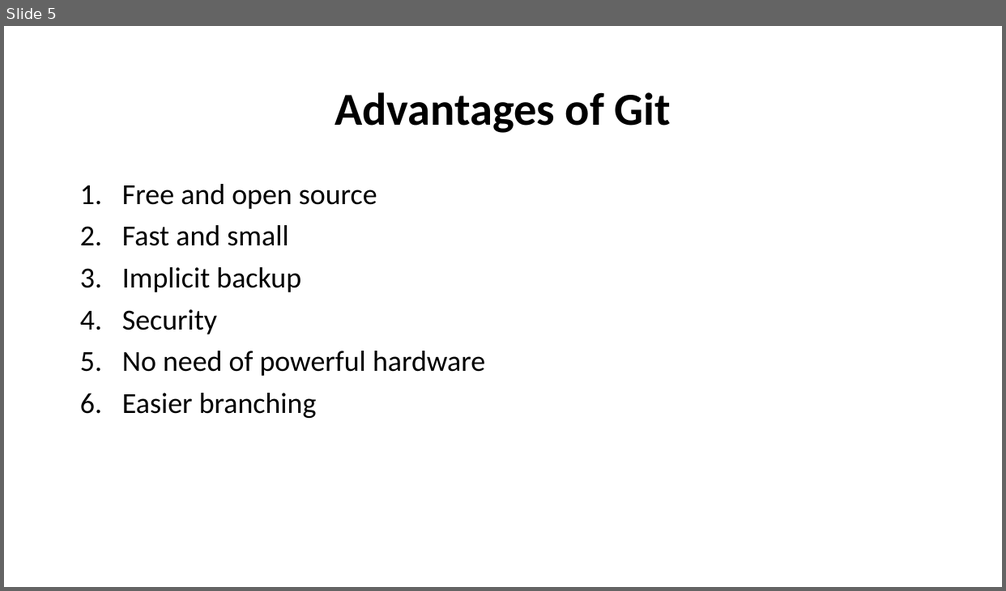
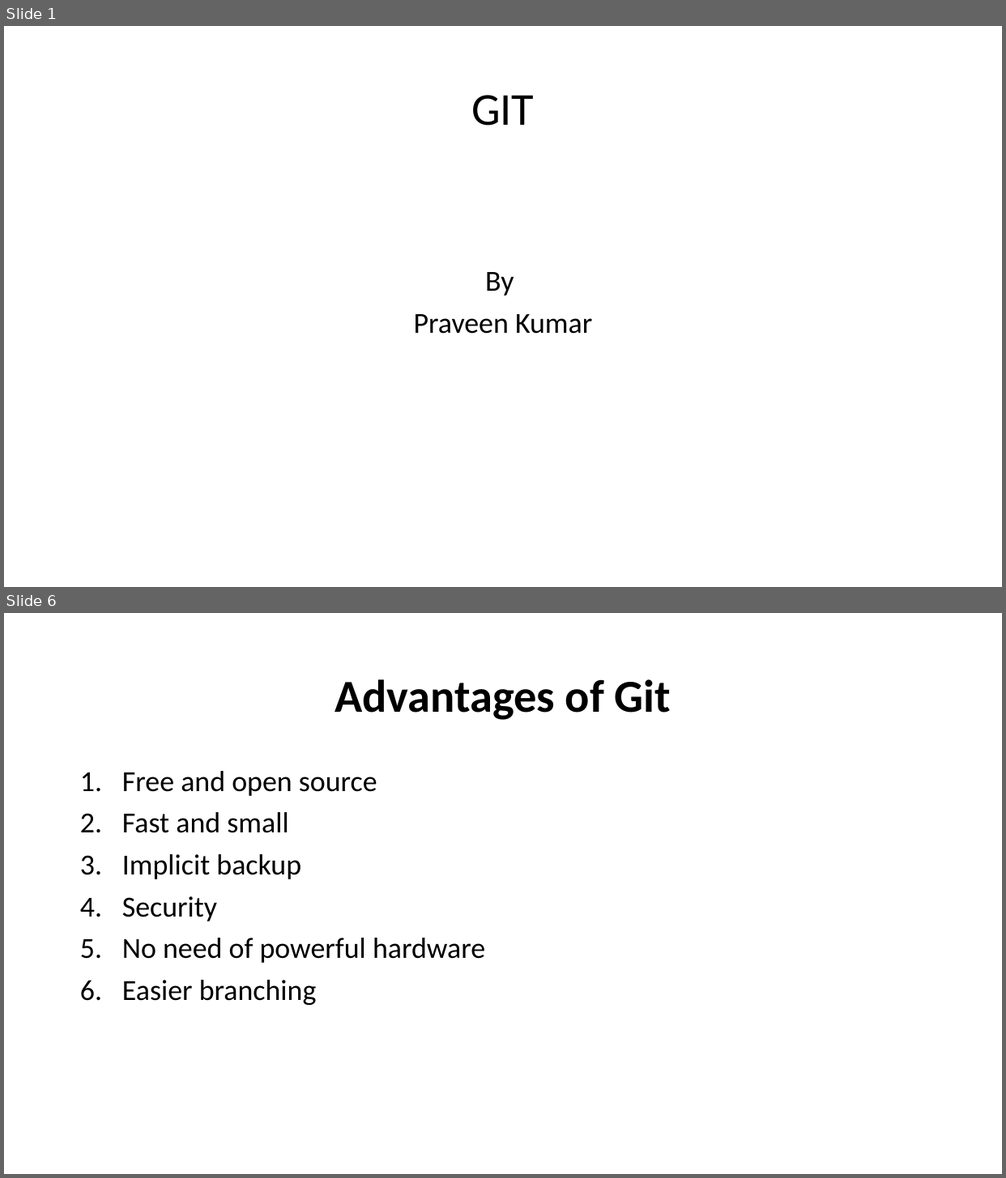
Before and after one commit to Praveenkumargorantala/FDP, a slide deck: Git.pptx. Shown one above the other, each under a label of ours: slide 5 before the commit, slides 1 and 6 after it; the slides between them are not shown. The pictures are 1006x591 and 1006x1178 pixels, drawn with LibreOffice and Linux fonts; fonts in the diff are those of the drawing. Boxes give left, top, right and bottom in pixels: in the first picture for what was removed or moved away, otherwise in the second. Text is boxed around its words. In the diff, an @@ line names an element or a change of style, - is before the commit and + after.

```diff
--- a/Git.pptx
+++ b/Git.pptx
@@ slide 1 added at bbox=[4, 26, 1002, 587], background #FFFFFF @@
@@ title added at bbox=[471, 95, 534, 126], 44 pt, text #000000 @@
+GIT
@@ text added at bbox=[414, 272, 592, 334], 28 pt, text #000000 @@
+By
+Praveen Kumar
@@ what was slide 5 is now slide 6 @@
```
Also in this commit, not shown: 5 slides changed, 1 other slide added, 2 slides removed.
